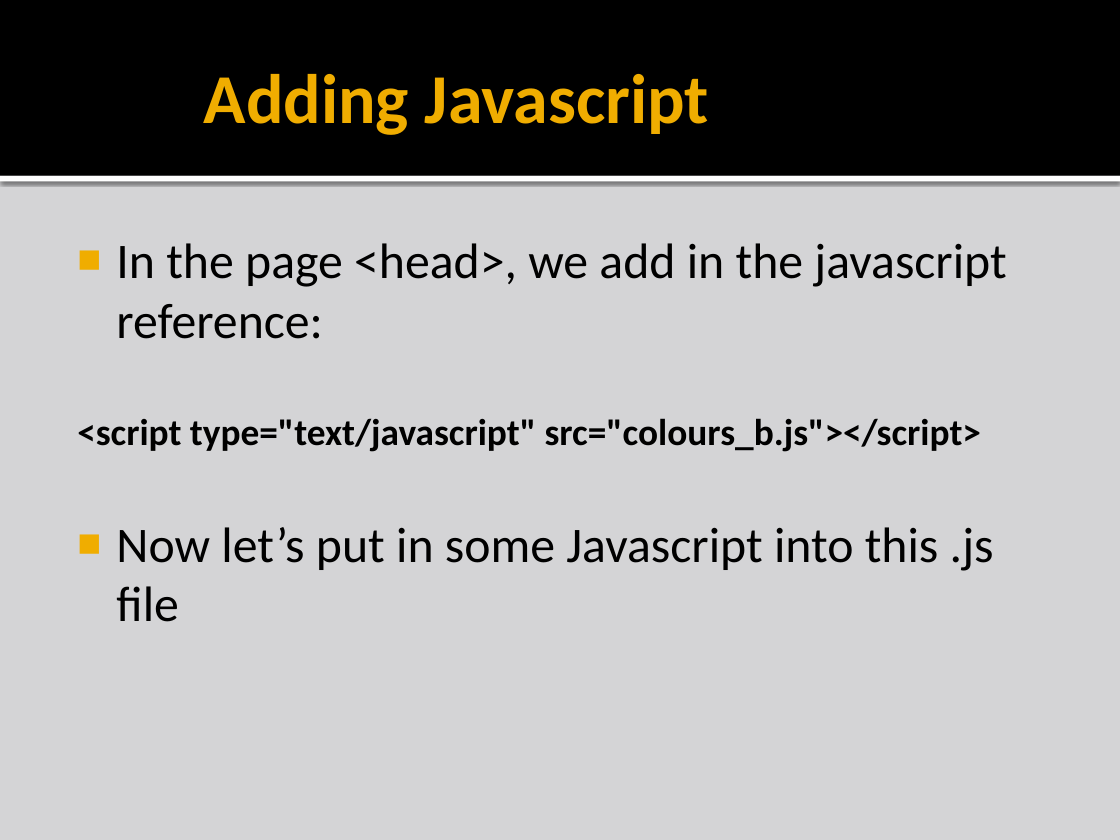
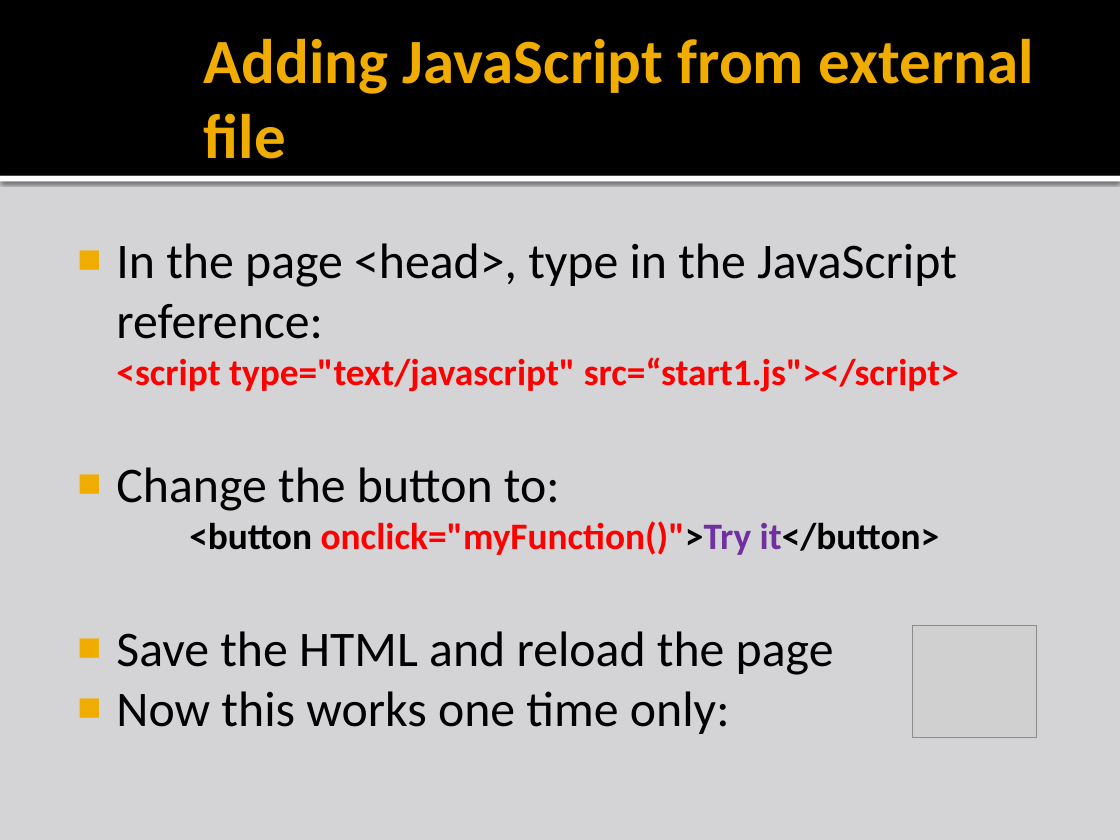
Before and after one commit to liamf/coderdojo-bray, a slide deck: slide 9 of html/presentations/CoderDojoBrayHTML_session5.pptx. Drawn at 1120x840 pixels with LibreOffice and Linux fonts; fonts in the diff are those of the drawing; grey boxes stand for pictures; background and template pictures are left out. Boxes give left, top, right and bottom in pixels: in the first picture for what was removed or moved away, otherwise in the second. Text is boxed around its words. In the diff, an @@ line names an element or a change of style, - is before the commit and + after.

Commit message:
Joe's updates to session5 Javascript

```diff
--- a/html/presentations/CoderDojoBrayHTML_session5.pptx
+++ b/html/presentations/CoderDojoBrayHTML_session5.pptx
@@ title at (x1=204, y1=38, x2=1034, y2=159): text changed; size 45 to 40.5 pt @@
-Adding Javascript
+Adding JavaScript from external file
@@ text at (x1=116, y1=243, x2=959, y2=734): text changed @@
-■ In the page <head>, we add in the javascript reference:
-<script type="text/javascript" src="colours_b.js"></script>
-■ Now let’s put in some Javascript into this .js file
+■ In the page <head>, type in the JavaScript reference:
+  <script type="text/javascript" src=“start1.js"></script>
+■ Change the button to:
+<button onclick="myFunction()">Try it</button>
+■ Save the HTML and reload the page
+■ Now this works one time only:
@@ picture added at (x1=912, y1=626, x2=1036, y2=738) @@
```
Also in this commit, not shown: 11 other slides changed, 8 slides added, 2 slides removed, 15 other files.
